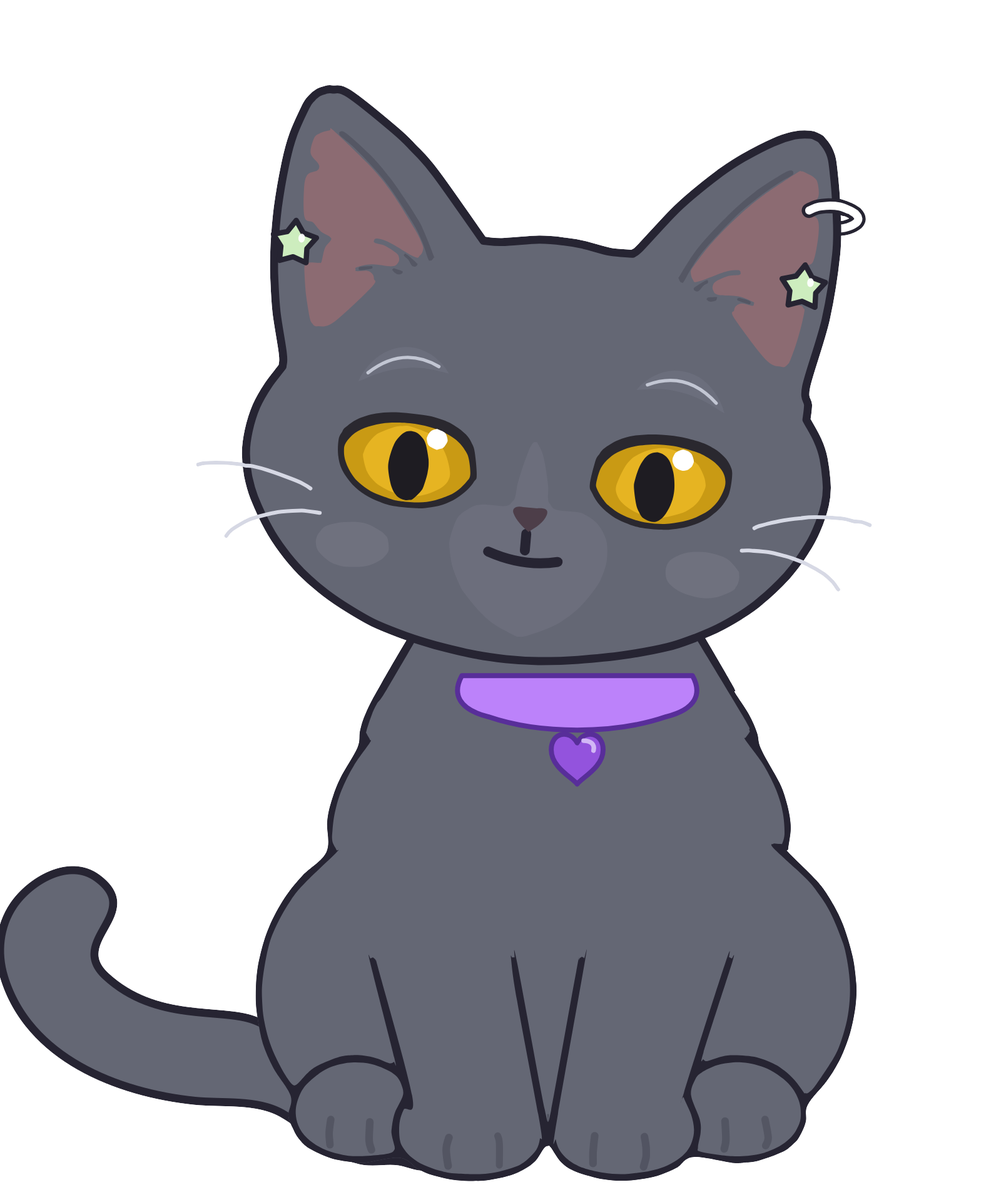
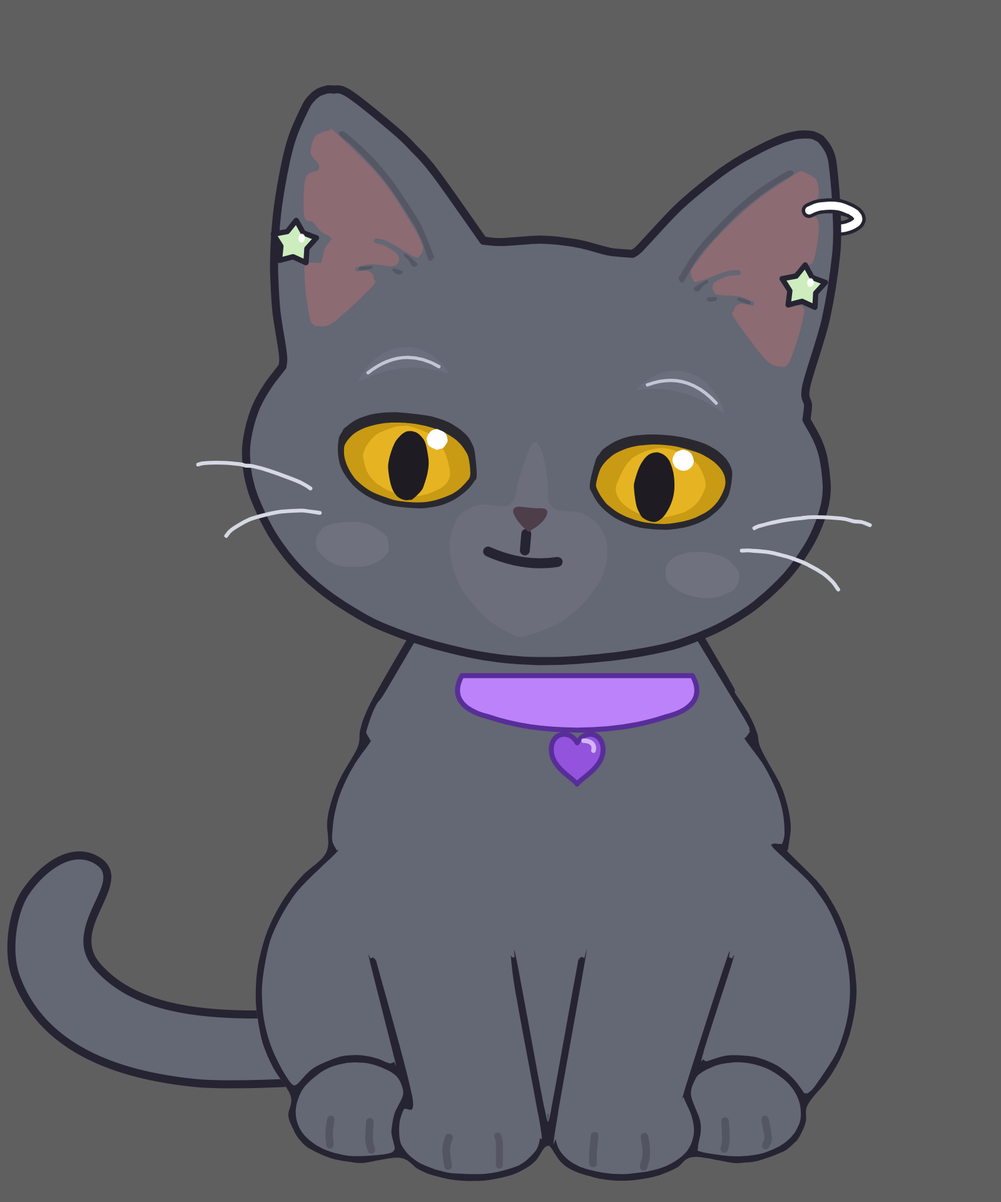
The second 1001 × 1202 image is a revision of the first. Changes to its layers:
painted on "Хвост 1" over [0, 850, 571, 1171]
added layer "Заливка цветом 1" over [0, 0, 1001, 1202]
